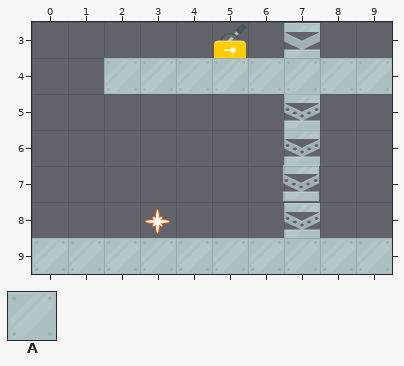
An edit to a level. Tiled map, GXPEngine/bin/Debug/Level/test.tmx. That is the earlier state.
Cells are 70x70 px. Shown: x 0..9, y 3..9.
Key: from "sheet": A 16.
_ is an empty cell.
Layer "Tilelaag 1" before, first column x 0:
 3 __________
 4 __AAAAAAAA
 5 __________
 6 __________
 7 __________
 8 __________
 9 AAAAAAAAAA
Now the later version:
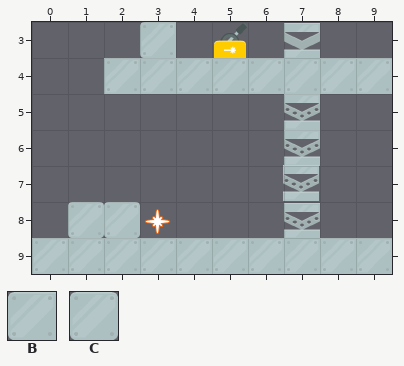
Further tiles: from "sheet": B 15, C 33.
Changes in this commit:
Layer "Tilelaag 1":
Tile B now appears in row 3 at x 3.
Tile C now appears in row 8 at x 1 to 2.
Where, in picture pixels (left, top, right, bottom), the same in both pictures:
added: (140, 22, 176, 58)
added: (68, 202, 140, 238)
